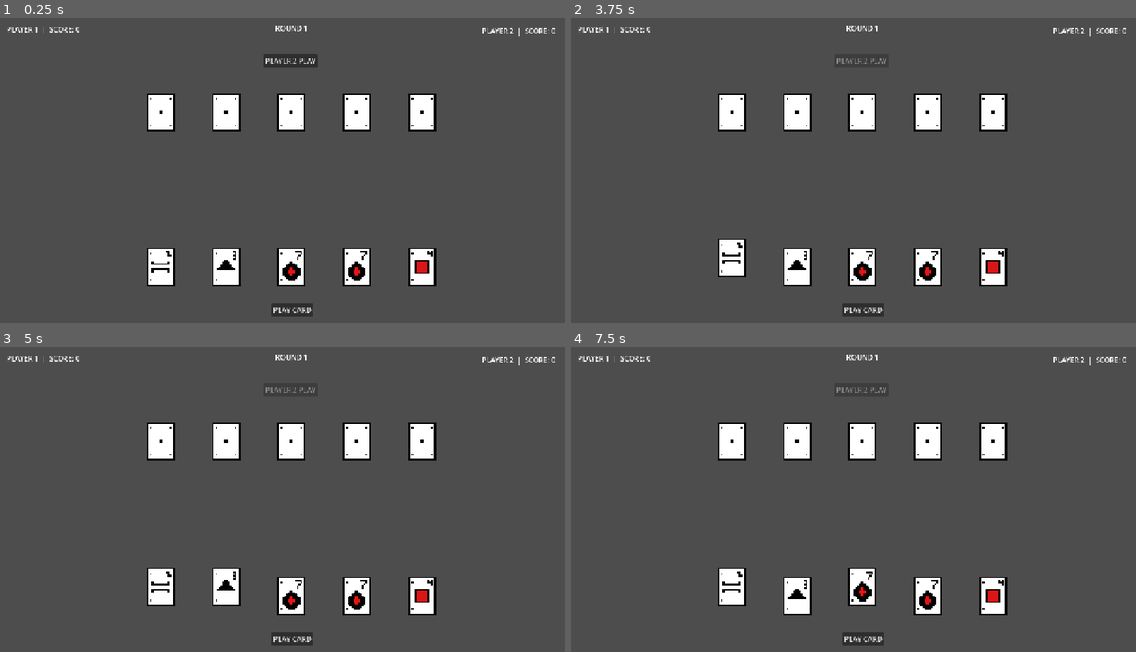
Above: before the commit, frames 1-4 (two rows, left to right).
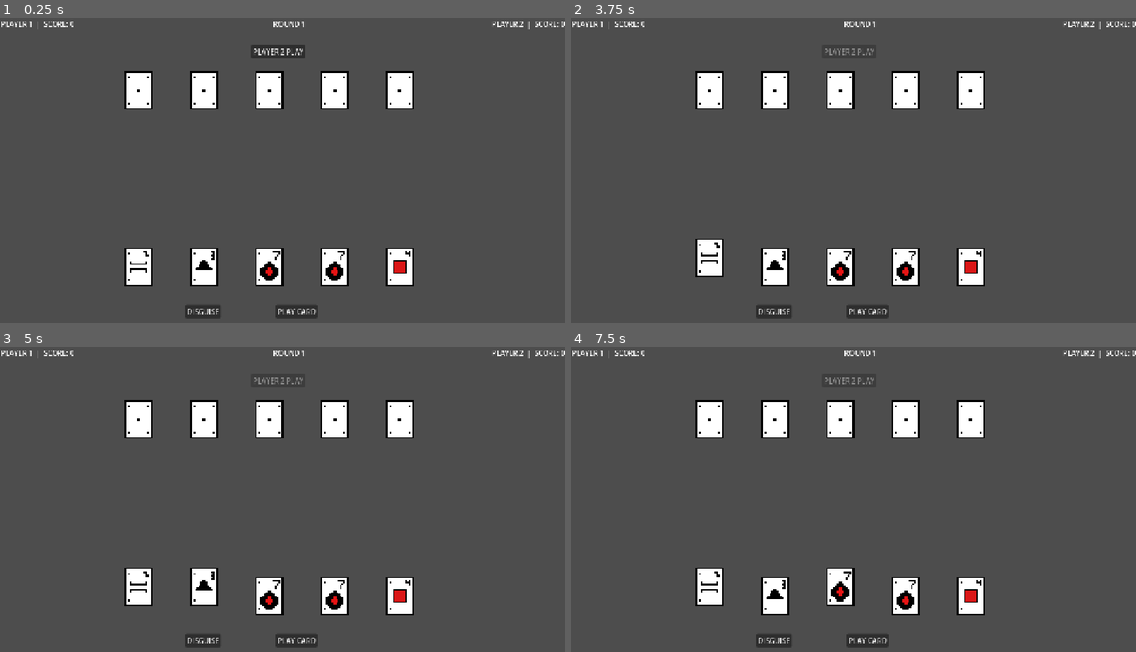
Above: after the commit, the same moments.

Repository: me-intenzo/outplay
Game: Godot game, scene res://scenes/main.tscn
Same seed, same stepped clock (60 frames per second), same inputs: the game is played once before the commit and once after it.
Inputs (mouse positions are in pixels of both pictures, inside the frame that each line leads up to):
- Up to frame 1 (0.25 s): no input
- Up to frame 2 (3.75 s): click (774, 310) at 0.5 s, where only the run after the commit has a clickable "DISGUISE"; click "PLAY CARD" at 1.25 s; click "PLAY CARD" at 2 s; click "PLAYER 2 PLAY" at 2.75 s; click (729, 268) at 3.52 s
- Up to frame 3 (5 s): click (226, 597) at 4.27 s
- Up to frame 4 (7.5 s): click (797, 587) at 5.02 s; click (774, 597) at 5.77 s; click (774, 587) at 6.52 s; click (864, 597) at 7.27 s

The runs differ from the first frame. In frame 1, 13% of the frame differs, in the area x 0-100%, y 1-99%; in frame 2, 12%; in frame 3, 12%; in frame 4, 12%.

Commit message:
feat: Implemented disguise system

Diff:
--- a/scenes/game.tscn
+++ b/scenes/game.tscn
@@ -7,66 +7,148 @@
 anchors_preset = 15
 anchor_right = 1.0
 anchor_bottom = 1.0
-offset_left = 300.0
-offset_top = 500.0
-offset_right = 300.0
-offset_bottom = 500.0
 grow_horizontal = 2
 grow_vertical = 2
 script = ExtResource("1_uwrxv")
 
 [node name="PlayerHand" type="HBoxContainer" parent="." unique_id=1869244902]
 layout_mode = 0
-offset_right = 40.0
-offset_bottom = 40.0
+offset_left = 250.0
+offset_top = 500.0
+offset_right = 290.0
+offset_bottom = 540.0
+theme_override_constants/separation = 20
+
+[node name="OpponentHand" type="HBoxContainer" parent="." unique_id=1819817692]
+layout_mode = 0
+offset_left = 250.0
+offset_top = 100.0
+offset_right = 290.0
+offset_bottom = 140.0
 theme_override_constants/separation = 20
 
 [node name="PlayButton" type="Button" parent="." unique_id=396599748]
 layout_mode = 0
-offset_left = 315.0
-offset_top = 146.0
-offset_right = 409.0
-offset_bottom = 177.0
+offset_left = 625.0
+offset_top = 650.0
+offset_right = 719.0
+offset_bottom = 681.0
 text = "PLAY CARD"
-
-[node name="OpponentHand" type="HBoxContainer" parent="." unique_id=1819817692]
-layout_mode = 0
-offset_top = -350.0
-offset_right = 40.0
-offset_bottom = -310.0
-theme_override_constants/separation = 20
 
 [node name="Player2PlayButton" type="Button" parent="." unique_id=2005226320]
 layout_mode = 0
-offset_left = 297.0
-offset_top = -418.0
-offset_right = 419.0
-offset_bottom = -387.0
+offset_left = 569.0
+offset_top = 61.0
+offset_right = 691.0
+offset_bottom = 92.0
 text = "PLAYER 2 PLAY"
 
 [node name="Player1Score" type="Label" parent="." unique_id=1183542892]
 layout_mode = 0
-offset_left = -285.0
-offset_top = -486.0
-offset_right = -120.0
-offset_bottom = -463.0
+offset_left = 2.0
+offset_top = 2.0
+offset_right = 167.0
+offset_bottom = 25.0
 text = "PLAYER 1  |  SCORE: 0"
 
 [node name="Player2Score" type="Label" parent="." unique_id=739297374]
 layout_mode = 0
-offset_left = 792.0
-offset_top = -482.0
-offset_right = 957.0
-offset_bottom = -459.0
+offset_left = 1114.0
+offset_top = 2.0
+offset_right = 1279.0
+offset_bottom = 25.0
 text = "PLAYER 2  |  SCORE: 0"
 
 [node name="RoundLabel" type="Label" parent="." unique_id=797195703]
 layout_mode = 0
-offset_left = 324.0
-offset_top = -488.0
-offset_right = 397.0
-offset_bottom = -465.0
+offset_left = 619.0
+offset_top = 2.0
+offset_right = 692.0
+offset_bottom = 25.0
 text = "ROUND 1"
 
-[connection signal="pressed" from="PlayButton" to="." method="_on_play_button_pressed"]
-[connection signal="pressed" from="Player2PlayButton" to="." method="_on_player_2_play_button_pressed"]
+[node name="DisguiseButton" type="Button" parent="." unique_id=1368267072]
+layout_mode = 0
+offset_left = 420.0
+offset_top = 650.0
+offset_right = 500.0
+offset_bottom = 681.0
+text = "DISGUISE"
+
+[node name="DisguisePanel" type="Panel" parent="." unique_id=816387722]
+visible = false
+layout_mode = 1
+offset_left = 440.0
+offset_top = 150.0
+offset_right = 840.0
+offset_bottom = 570.0
+
+[node name="Title" type="Label" parent="DisguisePanel" unique_id=1321345957]
+layout_mode = 0
+offset_top = 25.0
+offset_right = 400.0
+offset_bottom = 65.0
+text = "CHOOSE DISGUISE"
+horizontal_alignment = 1
+
+[node name="ButtonGrid" type="GridContainer" parent="DisguisePanel" unique_id=395108048]
+layout_mode = 0
+offset_left = 49.999992
+offset_top = 90.0
+offset_right = 350.0
+offset_bottom = 330.0
+columns = 3
+
+[node name="Button1" type="Button" parent="DisguisePanel/ButtonGrid" unique_id=464070884]
+custom_minimum_size = Vector2(80, 60)
+layout_mode = 2
+text = "1"
+
+[node name="Button2" type="Button" parent="DisguisePanel/ButtonGrid" unique_id=1550165180]
+custom_minimum_size = Vector2(80, 60)
+layout_mode = 2
+text = "2"
+
+[node name="Button3" type="Button" parent="DisguisePanel/ButtonGrid" unique_id=130530898]
+custom_minimum_size = Vector2(80, 60)
+layout_mode = 2
+text = "3"
+
+[node name="Button4" type="Button" parent="DisguisePanel/ButtonGrid" unique_id=616971325]
+custom_minimum_size = Vector2(80, 60)
+layout_mode = 2
+text = "4"
+
+[node name="Button5" type="Button" parent="DisguisePanel/ButtonGrid" unique_id=14040509]
+custom_minimum_size = Vector2(80, 60)
+layout_mode = 2
+text = "5"
+
+[node name="Button6" type="Button" parent="DisguisePanel/ButtonGrid" unique_id=967435957]
+custom_minimum_size = Vector2(80, 60)
+layout_mode = 2
+text = "6"
+
+[node name="Button7" type="Button" parent="DisguisePanel/ButtonGrid" unique_id=1314839820]
+custom_minimum_size = Vector2(80, 60)
+layout_mode = 2
+text = "7"
+
+[node name="Button8" type="Button" parent="DisguisePanel/ButtonGrid" unique_id=1762063338]
+custom_minimum_size = Vector2(80, 60)
+layout_mode = 2
+text = "8"
+
+[node name="Button9" type="Button" parent="DisguisePanel/ButtonGrid" unique_id=498462598]
+custom_minimum_size = Vector2(80, 60)
+layout_mode = 2
+text = "9"
+
+[node name="CancelButton" type="Button" parent="DisguisePanel" unique_id=1932914720]
+custom_minimum_size = Vector2(140, 50)
+layout_mode = 0
+offset_left = 130.0
+offset_top = 350.0
+offset_right = 270.0
+offset_bottom = 400.0
+text = "CANCEL"
--- a/scripts/data/card_data.gd
+++ b/scripts/data/card_data.gd
@@ -1,9 +1,10 @@
 class_name CardData
 extends RefCounted
 
-
-var value: int
+var true_value: int
+var displayed_value: int
 
 
 func _init(card_value: int) -> void:
-	value = card_value
+	true_value = card_value
+	displayed_value = card_value
--- a/scripts/system/game_manager.gd
+++ b/scripts/system/game_manager.gd
@@ -9,6 +9,10 @@
 var round_number := 1
 
 var selected_card: CardData = null
+var selected_card_disguised := false
+var disguise_cost := 0
+const MAX_ENERGY := 10
+const CHALLENGE_COST := 3
 
 var player_1 := PlayerState.new()
 var player_2 := PlayerState.new()
@@ -31,6 +35,22 @@
 @onready var player_2_score_label: Label = $Player2Score
 @onready var round_label: Label = $RoundLabel
 
+@onready var disguise_button: Button = $DisguiseButton
+@onready var disguise_panel: Panel = $DisguisePanel
+
+@onready var disguise_buttons: Array[Button] = [
+	$DisguisePanel/ButtonGrid/Button1,
+	$DisguisePanel/ButtonGrid/Button2,
+	$DisguisePanel/ButtonGrid/Button3,
+	$DisguisePanel/ButtonGrid/Button4,
+	$DisguisePanel/ButtonGrid/Button5,
+	$DisguisePanel/ButtonGrid/Button6,
+	$DisguisePanel/ButtonGrid/Button7,
+	$DisguisePanel/ButtonGrid/Button8,
+	$DisguisePanel/ButtonGrid/Button9
+]
+@onready var disguise_cancel_button: Button = $DisguisePanel/CancelButton
+
 func _ready() -> void:
 	print("OUTPLAY starting...")
 
@@ -49,7 +69,13 @@
 	display_player_hand()
 	display_opponent_hand()
 	update_ui()
-
+	disguise_button.pressed.connect(_on_disguise_button_pressed)
+	disguise_cancel_button.pressed.connect(_on_disguise_cancel_pressed)
+
+	for i in range(disguise_buttons.size()):
+		disguise_buttons[i].pressed.connect(
+			_on_disguise_target_pressed.bind(i + 1)
+		)
 
 func deal_starting_hands() -> void:
 	for i in range(5):
@@ -61,7 +87,7 @@
 	var values: Array[int] = []
 
 	for card in hand:
-		values.append(card.value)
+		values.append(card.true_value)
 
 	print(player_name, ": ", values)
 
@@ -93,7 +119,7 @@
 
 	selected_card = card
 
-	print("Selected card: ", card.value)
+	print("Selected card: ", card.displayed_value)
 
 
 func _on_play_button_pressed() -> void:
@@ -107,7 +133,7 @@
 	card_played = true
 	player_1_played = selected_card
 
-	print("PLAYER 1 PLAYED CARD: ", selected_card.value)
+	print("PLAYER 1 PLAYED CARD: ", selected_card.displayed_value)
 
 	play_button.disabled = true
 
@@ -115,12 +141,13 @@
 func _on_player_2_play_button_pressed() -> void:
 	if player_2_played != null:
 		return
+
 	if player_2.hand.is_empty():
 		return
 
 	player_2_played = player_2.hand[0]
 
-	print("PLAYER 2 PLAYED: ", player_2_played.value)
+	print("PLAYER 2 PLAYED: ", player_2_played.displayed_value)
 
 	player_2_play_button.disabled = true
 
@@ -134,29 +161,29 @@
 		return
 
 	print("----- ROUND RESULT -----")
-
-	print("Player 1: ", player_1_played.value)
-	print("Player 2: ", player_2_played.value)
-
-	if card_beats(player_1_played.value, player_2_played.value):
+	print("Player 1: ", player_1_played.displayed_value)
+	print("Player 2: ", player_2_played.displayed_value)
+	if card_beats(
+		player_1_played.displayed_value,
+		player_2_played.displayed_value
+	):
 		print("PLAYER 1 WINS ROUND!")
 		player_1.score += 1
 		print("SCORE: ", player_1.score, " : ", player_2.score)
-
 		finish_round()
-
-	elif card_beats(player_2_played.value, player_1_played.value):
+	elif card_beats(
+		player_2_played.displayed_value,
+		player_1_played.displayed_value
+	):
 		print("PLAYER 2 WINS ROUND!")
 		player_2.score += 1
 		print("SCORE: ", player_1.score, " : ", player_2.score)
-
 		finish_round()
-
 	else:
 		print("TIE!")
 		print("NO POINT")
-
 		finish_round()
+
 func finish_round() -> void:
 	# Someone reached 3 points.
 	if player_1.score >= POINTS_TO_WIN:
@@ -182,6 +209,7 @@
 	display_player_hand()
 	update_ui()
 
+
 func finish_five_rounds() -> void:
 	print("----- FIVE ROUNDS COMPLETE -----")
 
@@ -215,17 +243,23 @@
 		end_game("DRAW GAME")
 		return
 
-	var player_1_tie_card := deck.draw()
-	var player_2_tie_card := deck.draw()
-
-	print("P1 TIE-BREAK CARD: ", player_1_tie_card.value)
-	print("P2 TIE-BREAK CARD: ", player_2_tie_card.value)
-
-	if card_beats(player_1_tie_card.value, player_2_tie_card.value):
+	var player_1_tie_card: CardData = deck.draw()
+	var player_2_tie_card: CardData = deck.draw()
+
+	print("P1 TIE-BREAK CARD: ", player_1_tie_card.true_value)
+	print("P2 TIE-BREAK CARD: ", player_2_tie_card.true_value)
+
+	if card_beats(
+		player_1_tie_card.true_value,
+		player_2_tie_card.true_value
+	):
 		print("PLAYER 1 WINS TIE-BREAK!")
 		end_game("PLAYER 1 WINS!")
 
-	elif card_beats(player_2_tie_card.value, player_1_tie_card.value):
+	elif card_beats(
+		player_2_tie_card.true_value,
+		player_1_tie_card.true_value
+	):
 		print("PLAYER 2 WINS TIE-BREAK!")
 		end_game("PLAYER 2 WINS!")
 
@@ -233,7 +267,6 @@
 		print("TIE AGAIN!")
 
 		play_tie_break()
-
 func end_game(result: String) -> void:
 	print("========================")
 	print("       GAME OVER")
@@ -278,3 +311,133 @@
 	player_1_score_label.text = "PLAYER 1  |  SCORE: %d" % player_1.score
 	player_2_score_label.text = "PLAYER 2  |  SCORE: %d" % player_2.score
 	round_label.text = "ROUND %d" % round_number
+
+func calculate_disguise_cost(current_value: int, target_value: int) -> int:
+	var cost :int = abs(target_value - current_value)
+	if target_value == 1 or target_value == 9:
+		cost = max(cost, 2)
+	return cost
+
+func can_disguise(card: CardData) -> bool:
+	if card.true_value == 9:
+		return false
+
+	return true
+
+func can_disguise_to(card: CardData, target_value: int) -> bool:
+	if card.true_value == 9:
+		return false
+
+	if target_value == card.true_value:
+		return false
+
+	var cost: int = calculate_disguise_cost(
+		card.true_value,
+		target_value
+	)
+
+	if player_1.energy < cost:
+		return false
+
+	return true
+
+func test_disguise(card: CardData, target_value: int) -> void:
+	if not can_disguise_to(card, target_value):
+		print("Cannot disguise.")
+		return
+
+	disguise_cost = calculate_disguise_cost(
+		card.true_value,
+		target_value
+	)
+
+	player_1.energy -= disguise_cost
+
+	card.displayed_value = target_value
+
+	selected_card_disguised = true
+
+	print("TRUE VALUE: ", card.true_value)
+	print("DISPLAYED VALUE: ", card.displayed_value)
+	print("DISGUISE COST: ", disguise_cost)
+	print("ENERGY REMAINING: ", player_1.energy)
+
+
+
+func _on_disguise_button_pressed() -> void:
+	if selected_card == null:
+		print("Select a card first.")
+		return
+
+	if not can_disguise(selected_card):
+		print("This card cannot be disguised.")
+		return
+
+	update_disguise_menu()
+
+	disguise_panel.visible = true
+
+func update_disguise_menu() -> void:
+	if selected_card == null:
+		return
+
+	for target_value in range(1, 10):
+		var button: Button = disguise_buttons[target_value - 1]
+
+		var allowed := can_disguise_to(
+			selected_card,
+			target_value
+		)
+
+		button.disabled = not allowed
+
+		if allowed:
+			var cost: int = calculate_disguise_cost(
+				selected_card.true_value,
+				target_value
+			)
+
+			button.text = "%d  (%dE)" % [target_value, cost]
+
+		else:
+			button.text = "%d  (X)" % target_value
+
+func _on_disguise_target_pressed(target_value: int) -> void:
+	if target_value < 1 or target_value > 9:
+		return
+	if selected_card == null:
+		return
+
+	if not can_disguise_to(selected_card, target_value):
+		print("Cannot disguise to ", target_value)
+		return
+
+	disguise_cost = calculate_disguise_cost(
+		selected_card.true_value,
+		target_value
+	)
+
+	player_1.energy -= disguise_cost
+
+	selected_card.displayed_value = target_value
+	selected_card_disguised = true
+
+	print("----- DISGUISE -----")
+	print("TRUE VALUE: ", selected_card.true_value)
+	print("DISPLAYED VALUE: ", selected_card.displayed_value)
+	print("COST: ", disguise_cost)
+	print("ENERGY: ", player_1.energy)
+
+	disguise_panel.visible = false
+
+	update_selected_card_visual()
+
+func update_selected_card_visual() -> void:
+	for card_view in player_card_views:
+		if card_view.card_data == selected_card:
+			card_view.refresh_visual()
+			break
+
+
+func _on_disguise_cancel_pressed() -> void:
+	disguise_panel.visible = false
--- a/scripts/ui/card_view.gd
+++ b/scripts/ui/card_view.gd
@@ -9,11 +9,8 @@
 
 func setup(data: CardData) -> void:
 	card_data = data
-
-	texture_normal = get_card_texture(data.value)
-
+	texture_normal = get_card_texture(data.displayed_value)
 	custom_minimum_size = Vector2(128, 128)
-
 	texture_filter = CanvasItem.TEXTURE_FILTER_NEAREST
 
 
@@ -23,7 +20,7 @@
 
 	if value == 9:
 		return load("res://assets/cards/card_king.png")
-
+	print("REFRESH CARD: ", card_data.true_value, " -> ", card_data.displayed_value)
 	return load("res://assets/cards/card_%d.png" % value)
 
 
@@ -47,3 +44,9 @@
 	texture_normal = load("res://assets/cards/card_back.png")
 	custom_minimum_size = Vector2(128, 128)
 	texture_filter = CanvasItem.TEXTURE_FILTER_NEAREST
+
+func refresh_visual() -> void:
+	if card_data == null:
+		return
+
+	texture_normal = get_card_texture(card_data.displayed_value)
